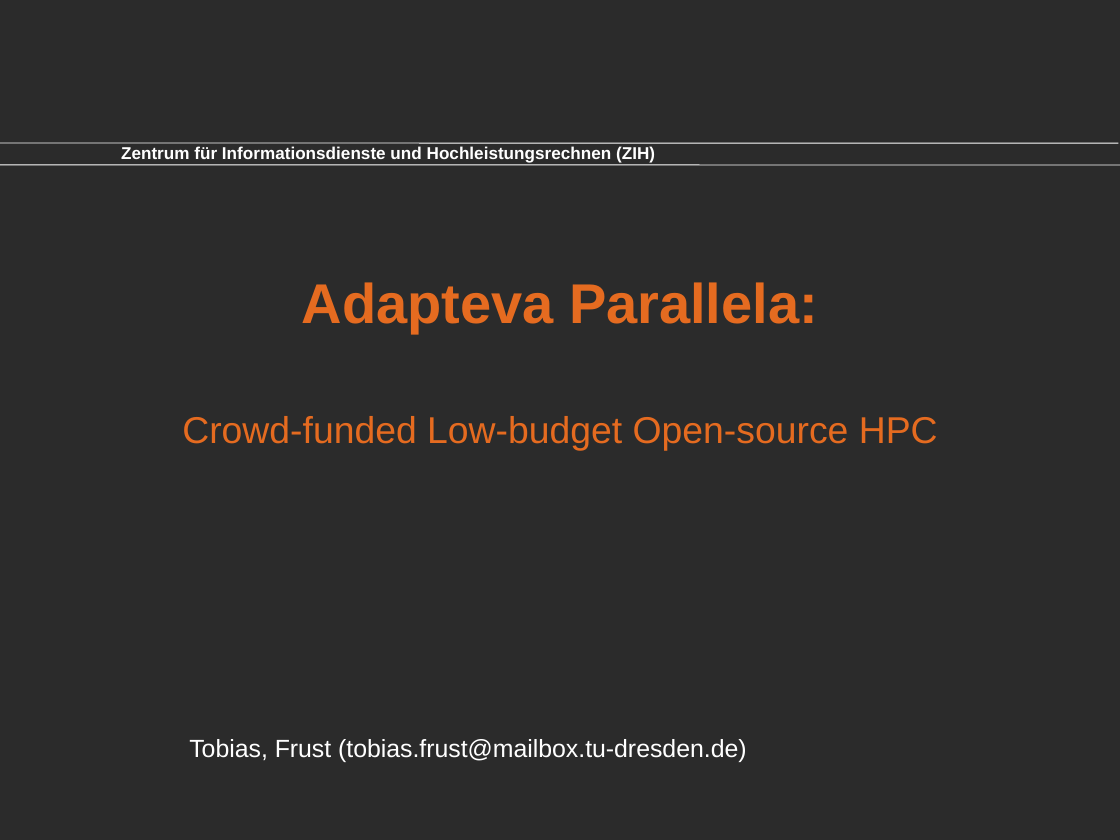
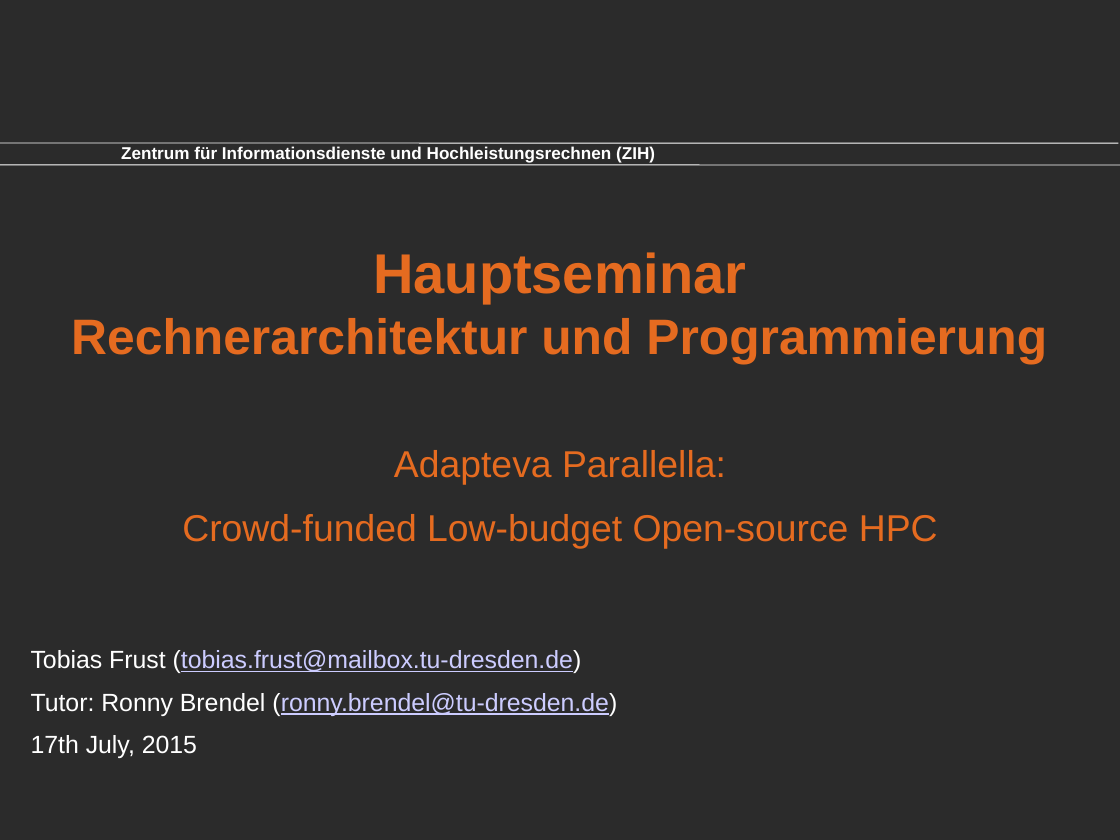
Before and after one commit to tobiashuste/parallella-hauptseminar, a slide deck: slide 1 of presentation/praesentation.pptx. Drawn at 1120x840 pixels with LibreOffice and Linux fonts; fonts in the diff are those of the drawing; background and template pictures are left out; a plain dark background stands for a picture behind light text. Boxes give left, top, right and bottom in pixels: in the first picture for what was removed or moved away, otherwise in the second. Text is boxed around its words. In the diff, an @@ line names an element or a change of style, - is before the commit and + after.

```diff
--- a/presentation/praesentation.pptx
+++ b/presentation/praesentation.pptx
@@ title at box(71, 252, 1047, 364): text changed; size 36 to 32 pt @@
-Adapteva Parallela:
+Hauptseminar
+Rechnerarchitektur und Programmierung
@@ subtitle "Adapteva Parallella:": place and size @@
-subtitle "Adapteva Parallella:" at box(182, 416, 938, 451)
+subtitle "Adapteva Parallella:" at box(182, 450, 938, 548)
@@ subtitle at box(394, 450, 726, 485): paragraph added @@
+Adapteva Parallella:
@@ text at box(31, 650, 617, 758): text changed; text colour #FFFFFF to #CCCCFF @@
-Tobias, Frust (tobias.frust@mailbox.tu-dresden.de)
+Tobias Frust (tobias.frust@mailbox.tu-dresden.de)
+Tutor: Ronny Brendel (ronny.brendel@tu-dresden.de)
+17th July, 2015
```
Also in this commit, not shown: 4 other slides changed.
